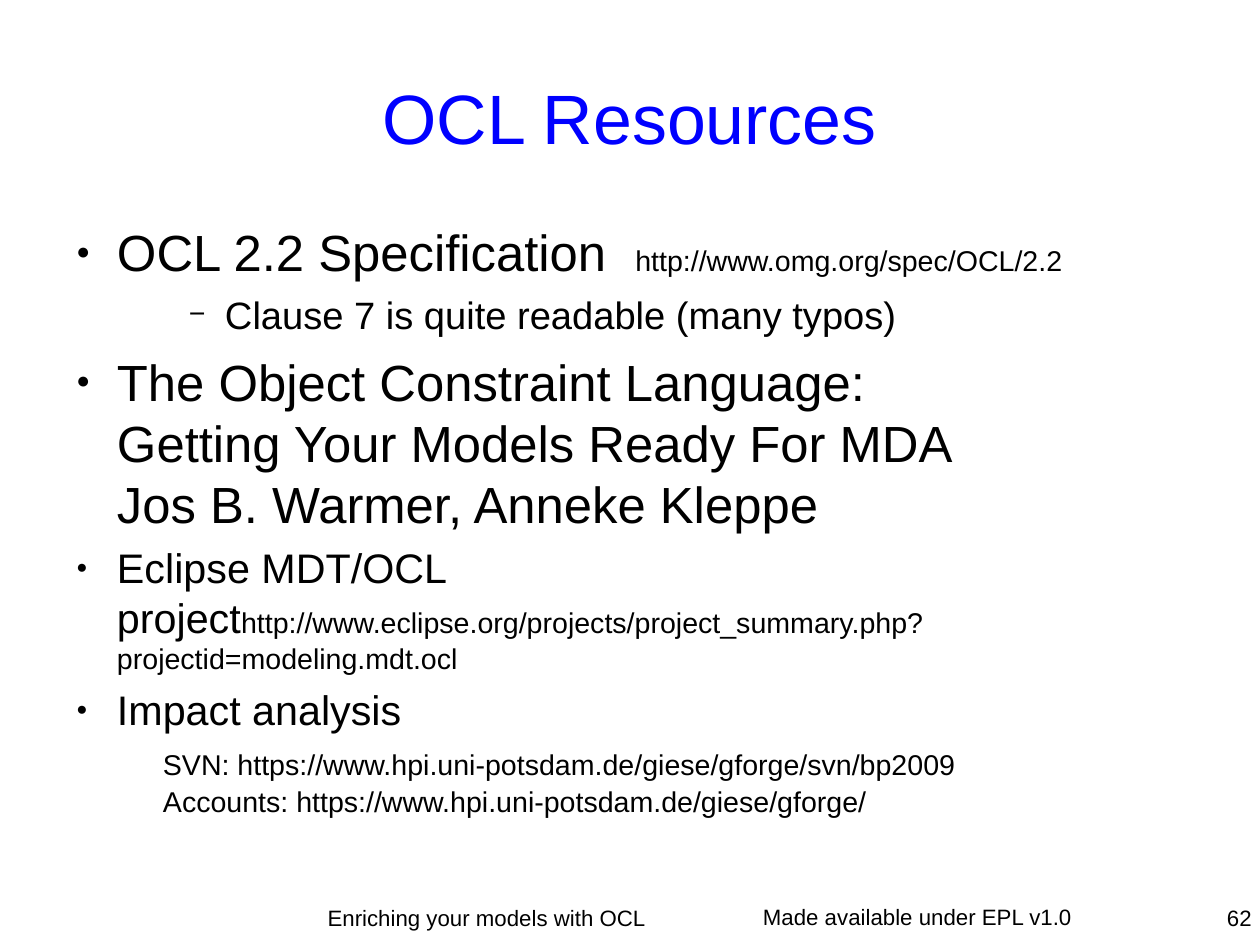
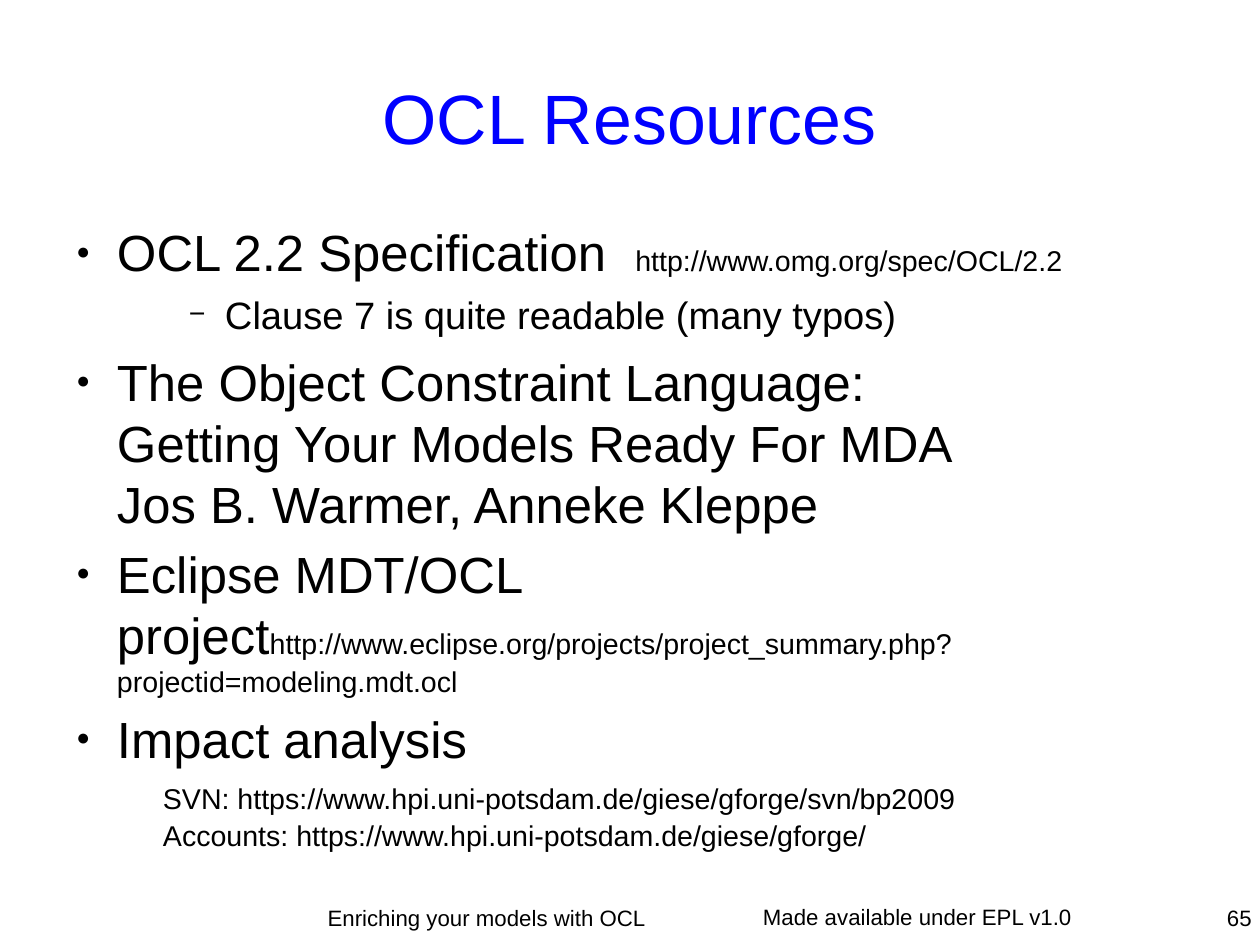
Before and after one commit to eclipse-ocl/ocl-website, a slide deck: slide 65 of ocl/docs/publications/ESE2010LongTalk/EnrichingWithOCL.odp (slide 62 before the commit). Drawn at 1260x945 pixels with LibreOffice and Linux fonts; fonts in the diff are those of the drawing. Boxes give left, top, right and bottom in pixels: in the first picture for what was removed or moved away, otherwise in the second. Text is boxed around its words. In the diff, an @@ line names an element or a change of style, - is before the commit and + after.

```diff
--- a/ocl/docs/publications/ESE2010LongTalk/EnrichingWithOCL.odp
+++ b/ocl/docs/publications/ESE2010LongTalk/EnrichingWithOCL.odp
@@ text at [117,556,955,852]: size 26 to 32 pt in "Eclipse MDT/OCL projecthttp://www.eclipse.org/projects/proje ...", "Impact analysis" @@
@@ page number at [1227,910,1252,927]: text changed @@
-62
+65
```
Also in this commit, not shown: 17 other slides changed, 3 slides added.
